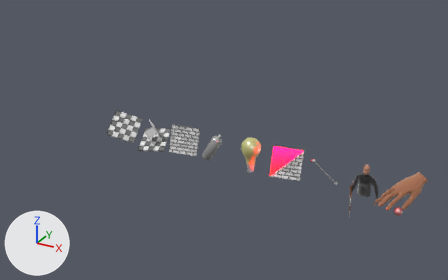
The Blender file Blender_Sources/EditorIcons/Editor_Icons.blend as it was, and as the next commit left it.
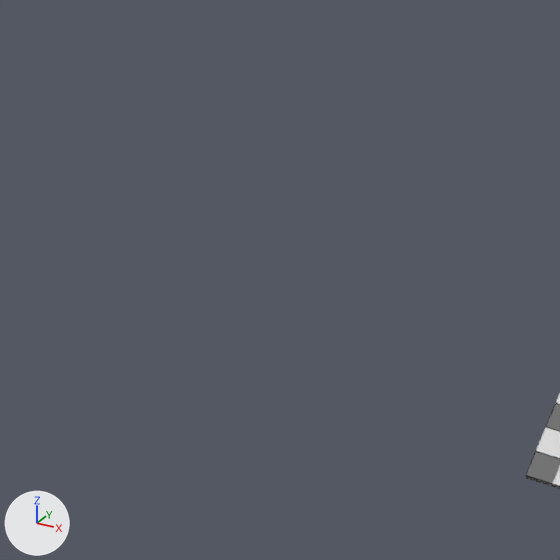
There are two pictures of each version: one whole from a camera (50 mm lens) standing at (34.69, -25.91, 14.49) and looking at (20.12, 0.58, 1.24), one close up on the part from 0% to 25% of the width and 14% to 54% of the height. Arrows for +X, +Y and +Z are at lower left; the lights stay in place.

The scene before the commit, as lines of its bpy script (objects in view):
```python
me_plane_001 = bpy.data.meshes.new('Plane.001')
me_plane_001.from_pydata(...)  # a box spanning x -1.0..1.0, y -1.0..1.0, z -0.05..0.05
me_plane_001.materials.append(mat_floor)
ob_plane_001 = bpy.data.objects.new('Plane.001', me_plane_001)
ob_plane_001.location = (14.0, 0.0, 1.0)
ob_plane_001.rotation_euler = (0.721, 0.269, 0.357)  # degrees (41, 15, 20)
ob_plane_001.scale = (0.8, 0.8, 0.8)
```
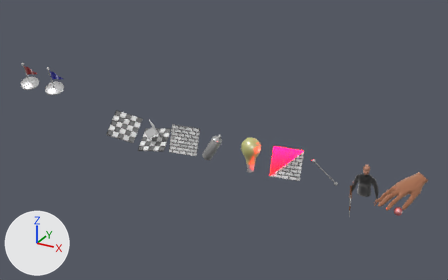
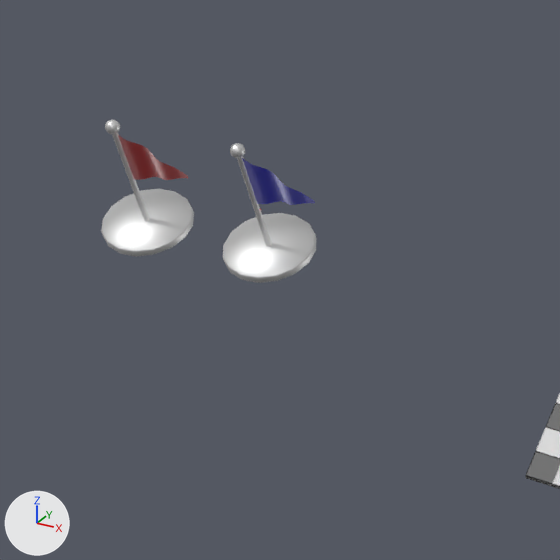
Where the change shows, as pixel boxes (x1, y1, x2, y2) in the close-ups (560 x 560 px):
'Cylinder.002', added
    after: (223, 143, 317, 283)
    faces in mat_shiny (white #e7e7e7): (223, 143, 317, 283)
    faces in mat_flag_blue: (242, 158, 315, 205)
'Cylinder.001', added
    after: (101, 120, 194, 257)
    faces in mat_shiny (white #e7e7e7): (101, 120, 194, 257)
    faces in mat_flag_red: (117, 134, 188, 180)

The change, as a list of edits to the scene's bpy script:
```text
Add mat_flag_red:
    mat_flag_red = bpy.data.materials.new('Flag_Red')
    # nodes: BsdfPrincipled, BsdfSheen, MixShader, OutputMaterial
    # colours: white #ffffff, red #ff0017, pink #ffbcbc
Add mat_shiny:
    mat_shiny = principled_material('Shiny')
    mat_shiny.base_color = (0.8, 0.8, 0.8)  # white #e7e7e7
    mat_shiny.metallic = 1.0
    mat_shiny.specular_ior_level = 0.0
Add mat_flag_blue:
    mat_flag_blue = bpy.data.materials.new('Flag_Blue')
    # nodes: BsdfPrincipled, BsdfSheen, MixShader, OutputMaterial
    # colours: white #ffffff, blue #0000ff, blue #bcbcff
Add me_cylinder_002:
    me_cylinder_002.from_pydata(...)  # 232 vertices, 194 faces; spans x -1.1..1.6, y -1.0..1.0, z -1.28..0.67
    me_cylinder_002.polygons.foreach_set('use_smooth', [True] * 194)
    # faces by material slot: [176, 18]
    me_cylinder_002.materials.append(mat_shiny)  # white #e7e7e7
    me_cylinder_002.materials.append(mat_flag_red)
Add me_cylinder_001:
    me_cylinder_001.from_pydata(...)  # 232 vertices, 194 faces; spans x -1.1..1.6, y -1.0..1.0, z -1.28..0.67
    me_cylinder_001.polygons.foreach_set('use_smooth', [True] * 194)
    # faces by material slot: [176, 18]
    me_cylinder_001.materials.append(mat_shiny)  # white #e7e7e7
    me_cylinder_001.materials.append(mat_flag_blue)
Add ob_cylinder_001:
    ob_cylinder_001 = bpy.data.objects.new('Cylinder.001', me_cylinder_002)
    ob_cylinder_001.location = (6.97, -0.2, 3.33)
    ob_cylinder_001.rotation_euler = (0.419, 0.169, 0.0747)  # degrees (24, 9.7, 4.3)
    ob_cylinder_001.scale = (0.563, 0.563, 0.88)
Add ob_cylinder_002:
    ob_cylinder_002 = bpy.data.objects.new('Cylinder.002', me_cylinder_001)
    ob_cylinder_002.location = (8.97, -0.2, 3.33)
    ob_cylinder_002.rotation_euler = (0.419, 0.169, 0.0747)  # degrees (24, 9.7, 4.3)
    ob_cylinder_002.scale = (0.563, 0.563, 0.88)
```
